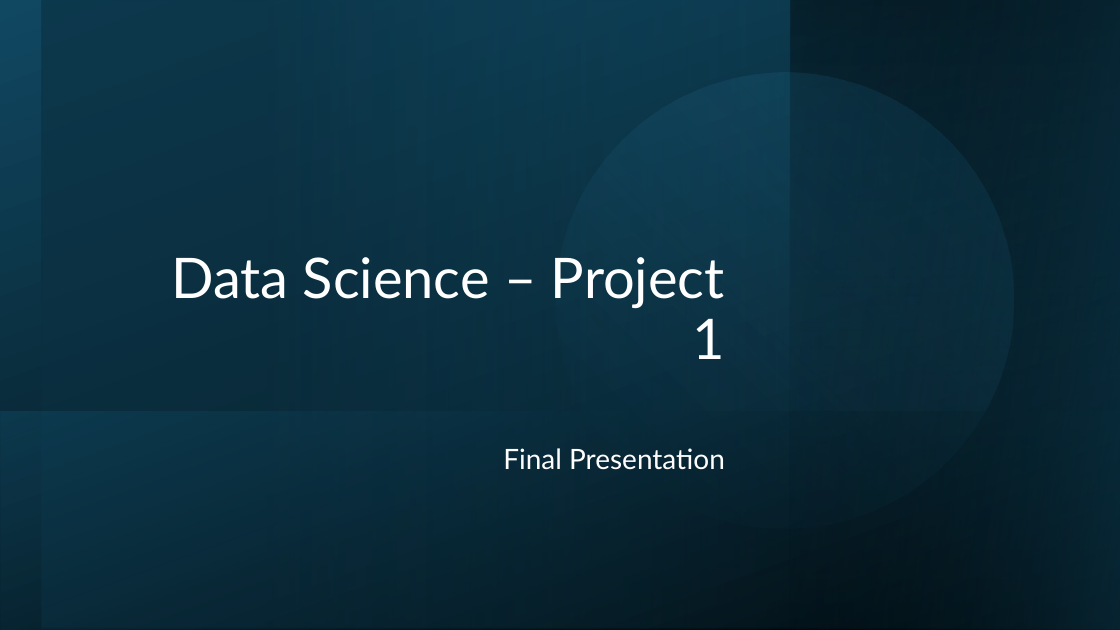
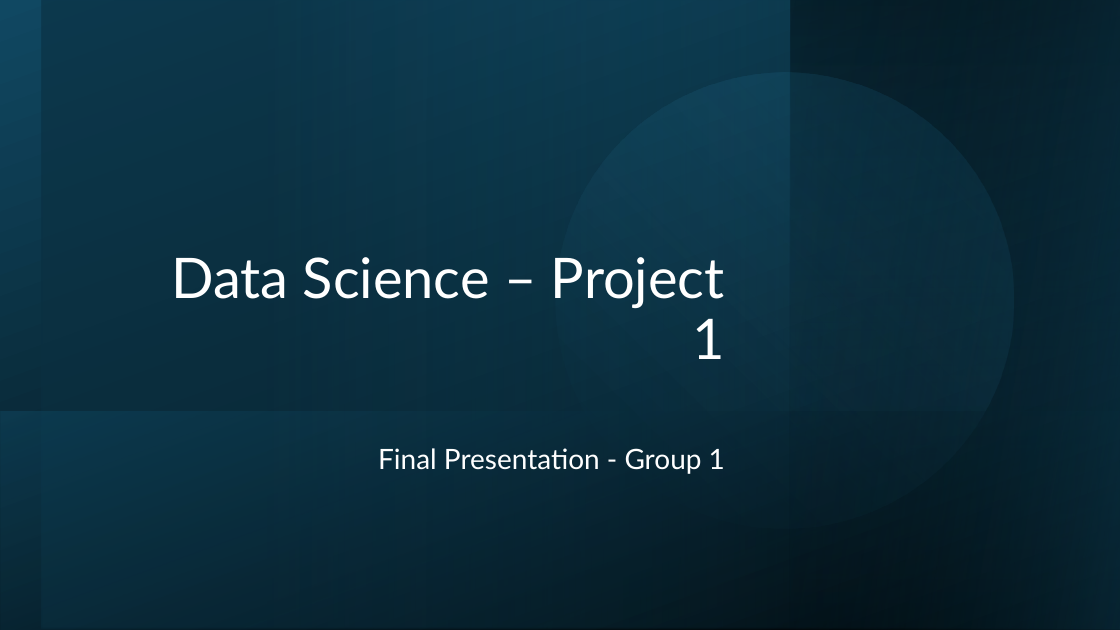
Before and after one commit to MicheaColautti/DataScience-Prog1, a slide deck: slide 1 of Doc/Project 1 - Final presentation.pptx. Drawn at 1120x630 pixels with LibreOffice and Linux fonts; fonts in the diff are those of the drawing. Boxes give left, top, right and bottom in pixels: in the first picture for what was removed or moved away, otherwise in the second. Text is boxed around its words. In the diff, an @@ line names an element or a change of style, - is before the commit and + after.

```diff
--- a/Doc/Project 1 - Final presentation.pptx
+++ b/Doc/Project 1 - Final presentation.pptx
@@ subtitle at (378, 448, 725, 474): text changed @@
-Final Presentation
+Final Presentation - Group 1
```
